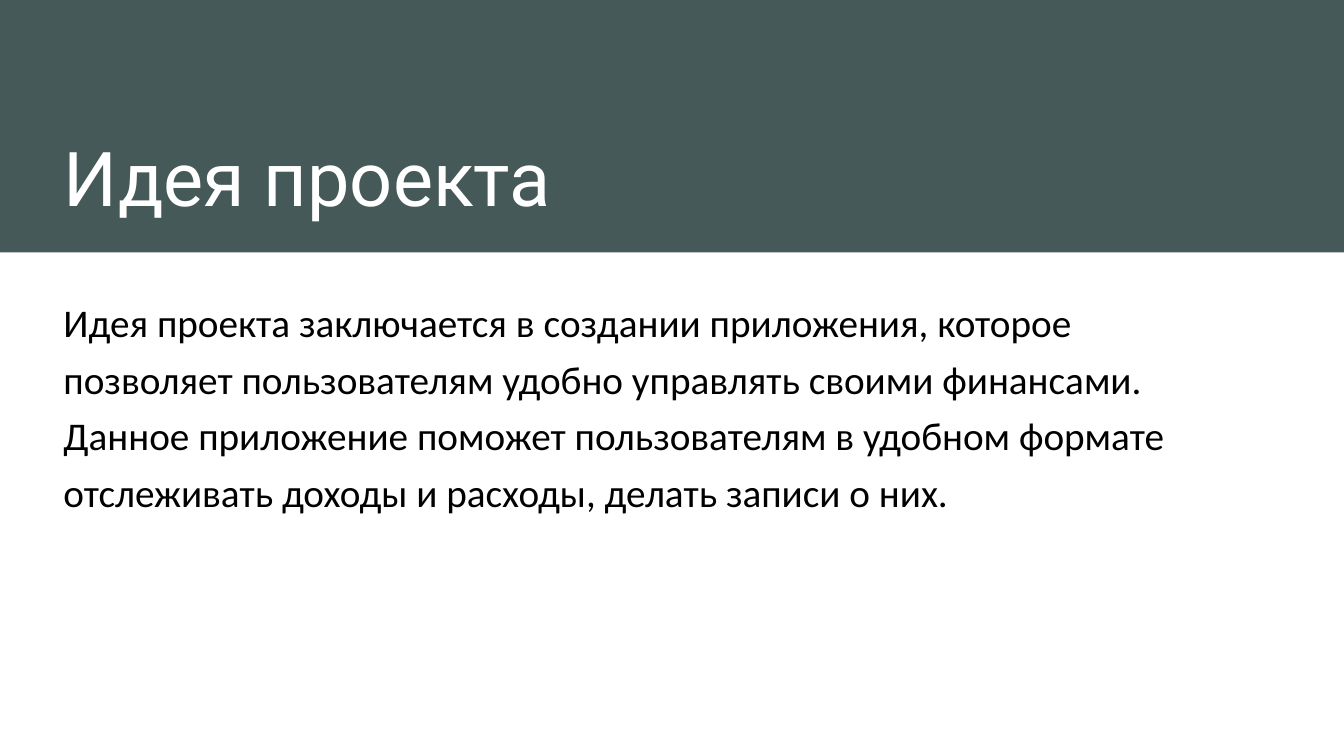
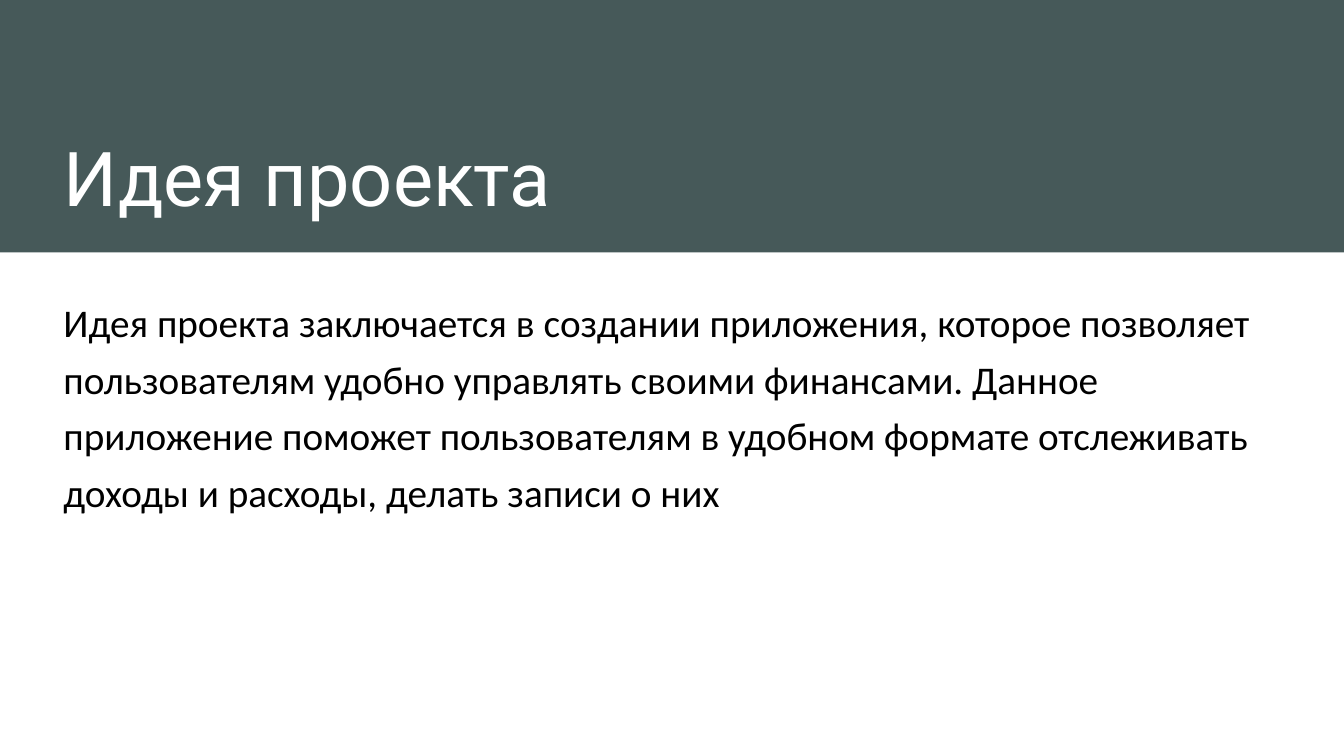
Before and after one commit to Ha4trueKa4/Qt_Project_VirtualWallet, a slide deck: slide 2 of Презентация.pptx. Drawn at 1344x756 pixels with LibreOffice and Linux fonts; fonts in the diff are those of the drawing. Boxes give left, top, right and bottom in pixels: in the first picture for what was removed or moved away, otherwise in the second. Text is boxed around its words. In the diff, an @@ line names an element or a change of style, - is before the commit and + after.

```diff
--- a/Презентация.pptx
+++ b/Презентация.pptx
@@ text at [63, 312, 1249, 514]: text changed @@
-Идея проекта заключается в создании приложения, которое позволяет пользователям удобно управлять своими финансами. Данное приложение поможет пользователям в удобном формате отслеживать доходы и расходы, делать записи о них.
+Идея проекта заключается в создании приложения, которое позволяет пользователям удобно управлять своими финансами. Данное приложение поможет пользователям в удобном формате отслеживать доходы и расходы, делать записи о них
```
Also in this commit, not shown: 7 other slides changed, 4 slides added, 1 slide removed, 24 other files.
